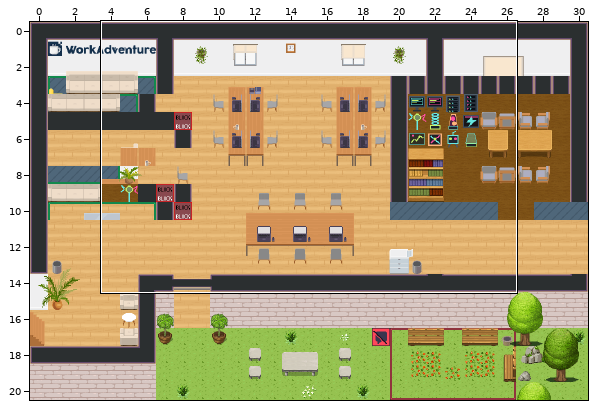
Tiled map (JSON) -- maps/hq/hq.tmj. Above: a wide view before the commit, with the close-up outlined.
Close-up. Before:
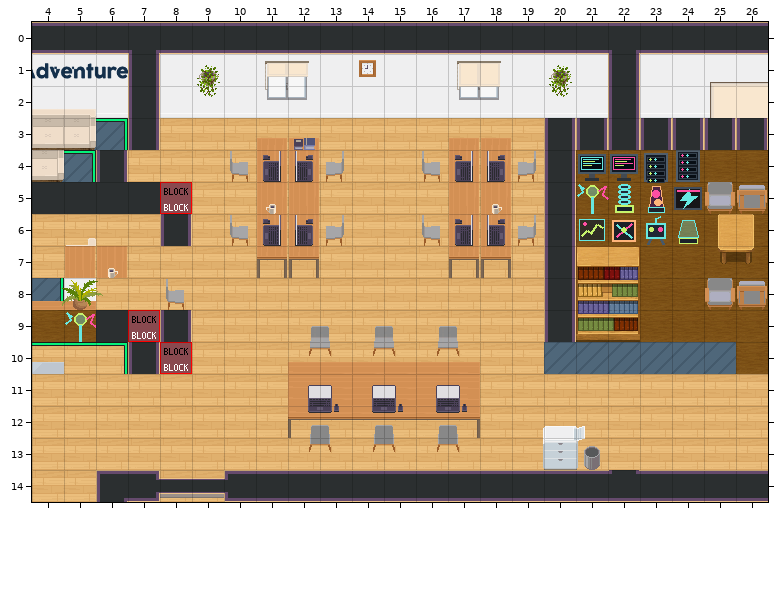
Cells are 32x32 px. Shown: x 4..26, y 0..14.
After the commit:
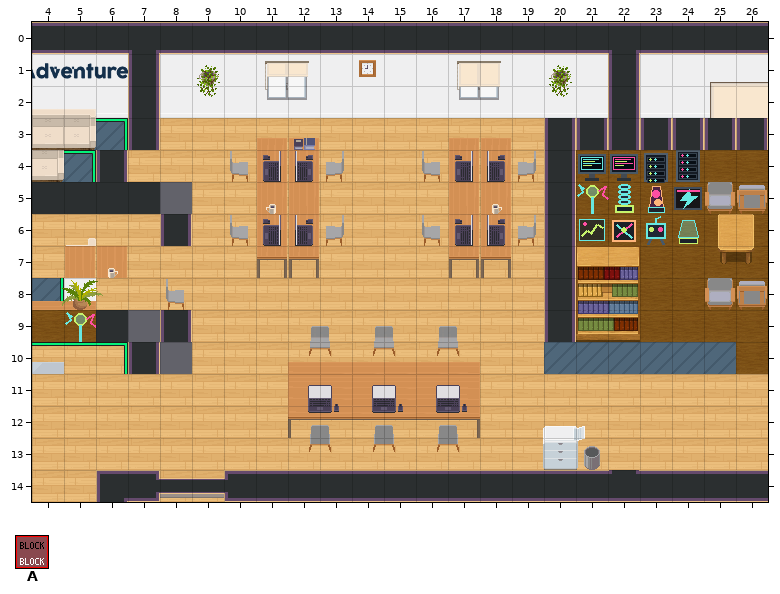
Key: from "WA_Special_Zones": A 2.
_ is an empty cell, . an unchanged one.
See-through tiles are keyed as they look on the map.
The exact change:
--- layer "collisions" (now hidden)
@@ x 8..8 @@
- 5 A
+ 5 _
@@ x 7..8 @@
- 9 A.
-10 .A
+ 9 _.
+10 ._
Pixel boxes of the changes (left, top, right, bottom) in both close-ups:
removed: (160, 182, 192, 214)
removed: (128, 310, 192, 374)
